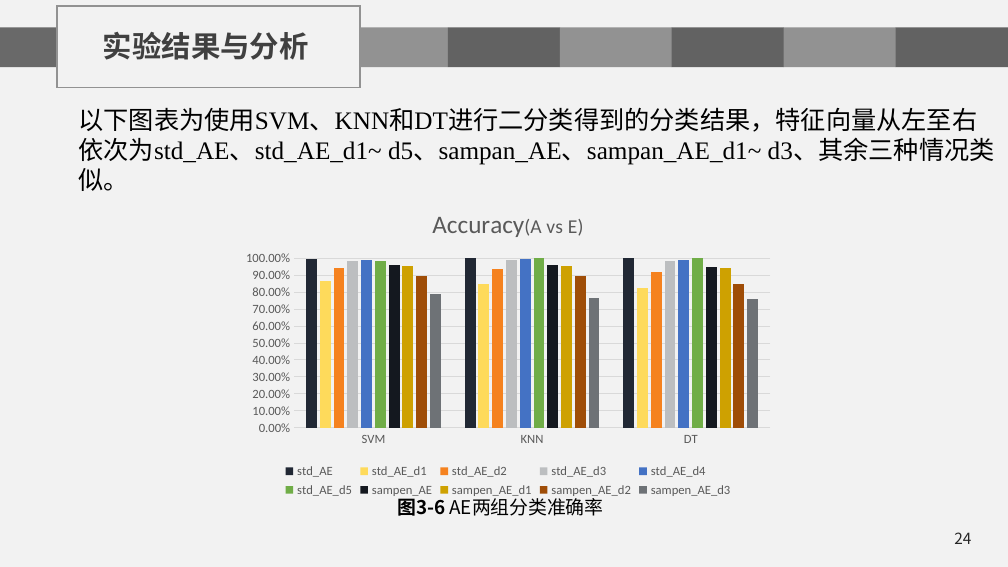
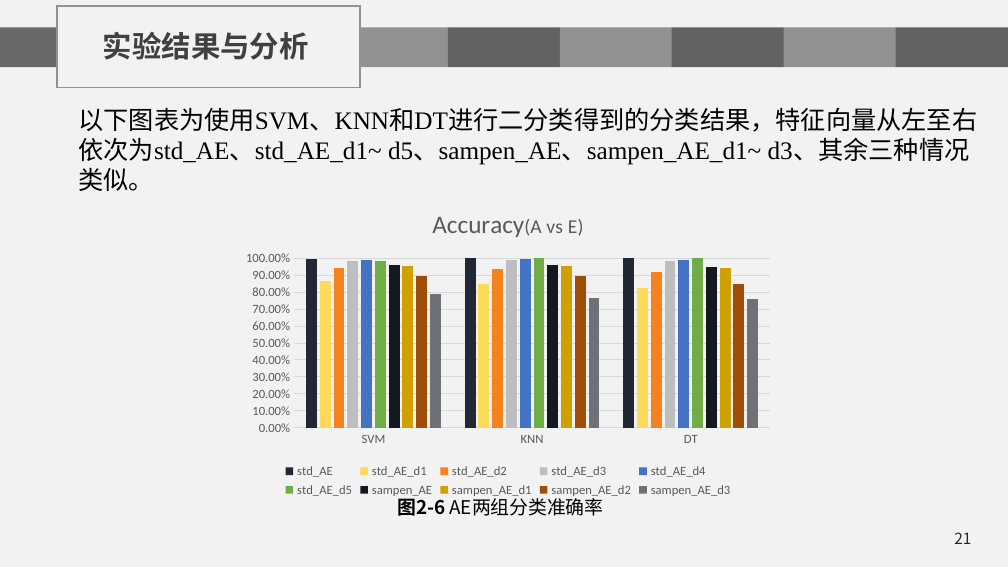
Before and after one commit to chenshuaihua/Graduate, a slide deck: slide 21 of 毕设文件/陈帅华-2016014016-自实1601-中期答辩.pptx (slide 24 before the commit). Drawn at 1008x567 pixels with LibreOffice and Linux fonts; fonts in the diff are those of the drawing; background and template pictures are left out. Boxes give left, top, right and bottom in pixels: in the first picture for what was removed or moved away, otherwise in the second. Text is boxed around its words. In the diff, an @@ line names an element or a change of style, - is before the commit and + after.

```diff
--- a/毕设文件/陈帅华-2016014016-自实1601-中期答辩.pptx
+++ b/毕设文件/陈帅华-2016014016-自实1601-中期答辩.pptx
@@ text at box(78, 107, 977, 191): text changed @@
-以下图表为使用SVM、KNN和DT进行二分类得到的分类结果，特征向量从左至右依次为std_AE、std_AE_d1~ d5、sampan_AE、sampan_AE_d1~ d3、其余三种情况类似。
+以下图表为使用SVM、KNN和DT进行二分类得到的分类结果，特征向量从左至右依次为std_AE、std_AE_d1~ d5、sampen_AE、sampen_AE_d1~ d3、其余三种情况类似。
@@ text at box(397, 494, 603, 516): text changed @@
-图3-6 AE两组分类准确率
+图2-6 AE两组分类准确率
@@ page number at box(954, 532, 971, 544): text changed @@
-24
+21
```
Also in this commit, not shown: 24 other slides changed, 2 slides added, 24 slides removed, 1 other file.
